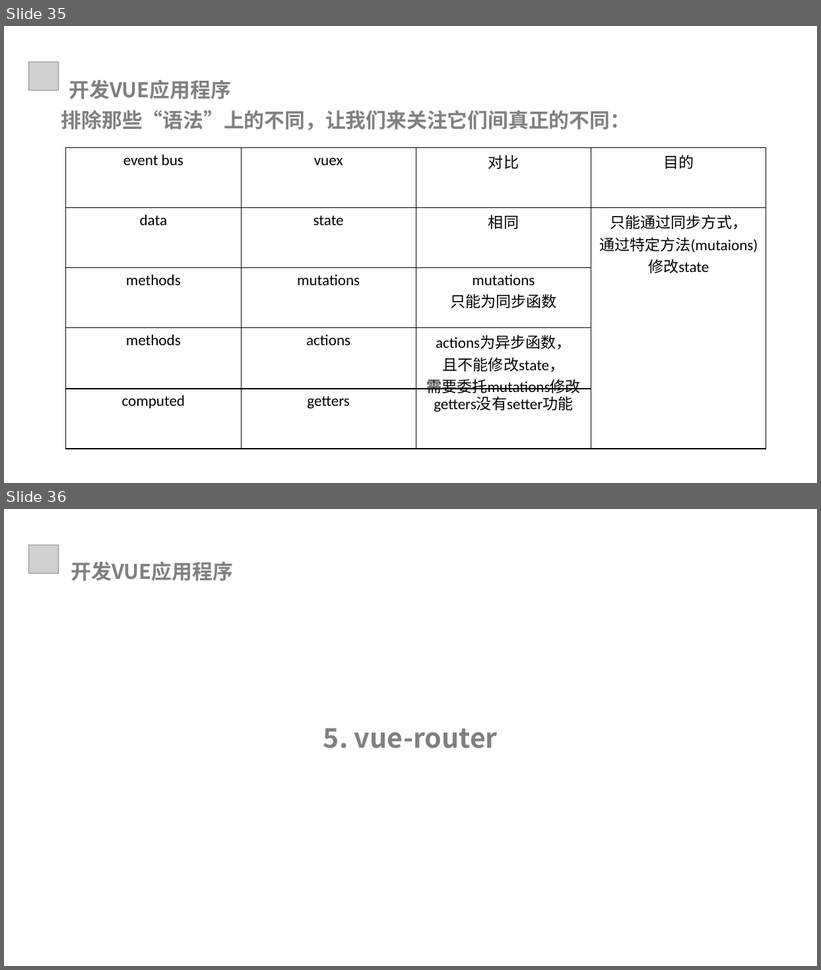
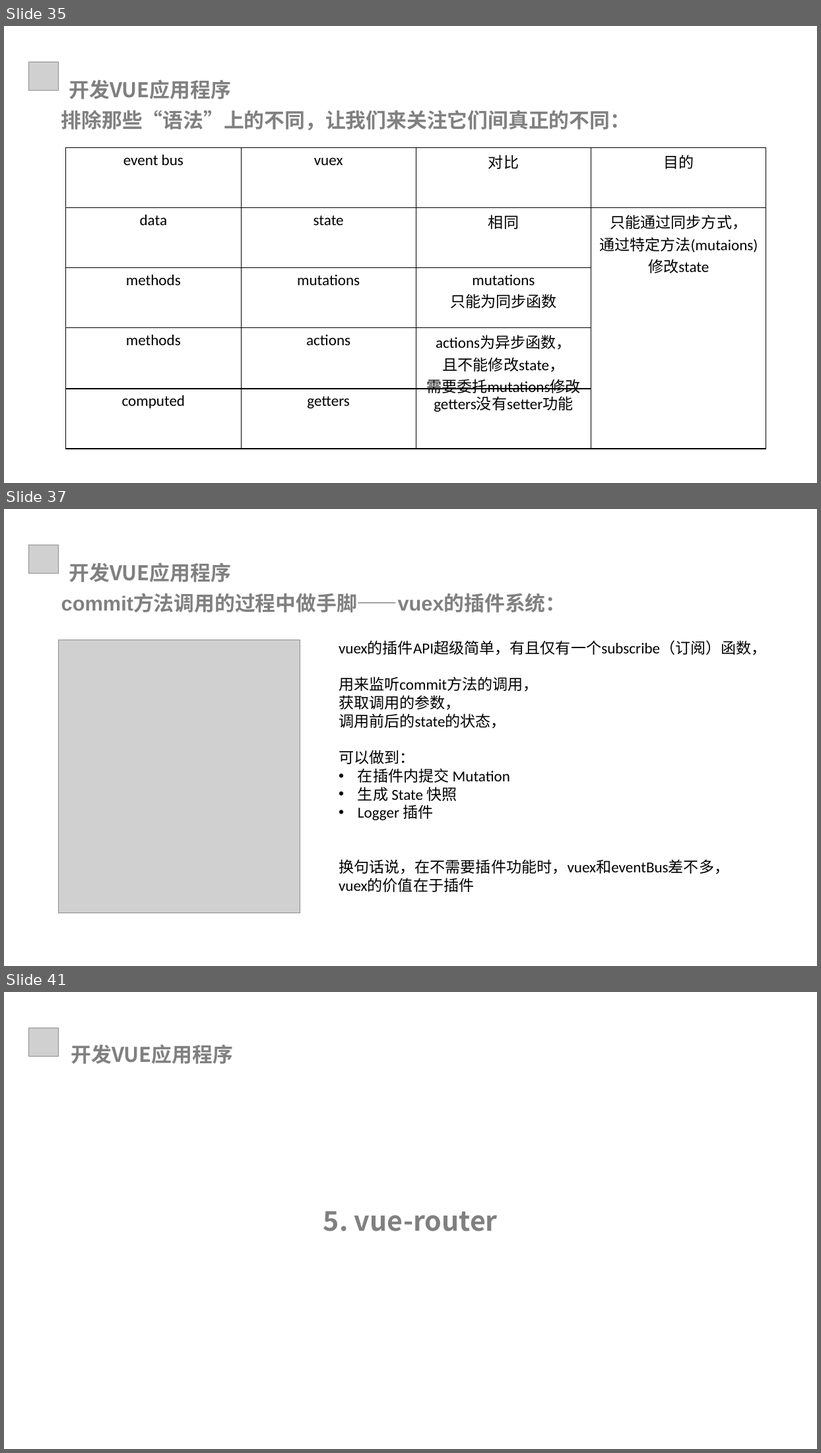
Before and after one commit to xiaozs/ppt, a slide deck: 3.开发VUE应用程序.pptx. Shown one above the other, each under a label of ours: slides 35 and 36 before the commit, slides 35, 37 and 41 after it; the slides between them are not shown. The pictures are 821x970 and 821x1453 pixels, drawn with LibreOffice and Linux fonts; fonts in the diff are those of the drawing; grey boxes stand for pictures; background and template pictures are left out. Boxes give left, top, right and bottom in pixels: in the first picture for what was removed or moved away, otherwise in the second. Text is boxed around its words. In the diff, an @@ line names an element or a change of style, - is before the commit and + after.

```diff
--- a/3.开发VUE应用程序.pptx
+++ b/3.开发VUE应用程序.pptx
@@ slide 37 added at (4, 509, 817, 966), background #FFFFFF @@
@@ picture added at (28, 545, 58, 574) @@
@@ text added at (69, 562, 231, 582), 24 pt, text #808080, bold @@
+开发VUE应用程序
@@ text added at (61, 595, 566, 613), 24 pt, text #808080, bold @@
+commit方法调用的过程中做手脚——vuex的插件系统：
@@ picture added at (58, 640, 300, 914) @@
@@ text added at (339, 640, 767, 892), 18 pt, text #000000 @@
+vuex的插件API超级简单，有且仅有一个subscribe（订阅）函数，
+用来监听commit方法的调用，
+获取调用的参数，
+调用前后的state的状态，
+可以做到：
+• 在插件内提交 Mutation
+• 生成 State 快照
+• Logger 插件
+换句话说，在不需要插件功能时，vuex和eventBus差不多，
+vuex的价值在于插件
@@ what was slide 36 is now slide 41 @@
```
Also in this commit, not shown: 1 slide changed, 12 other slides added, 6 other files.
